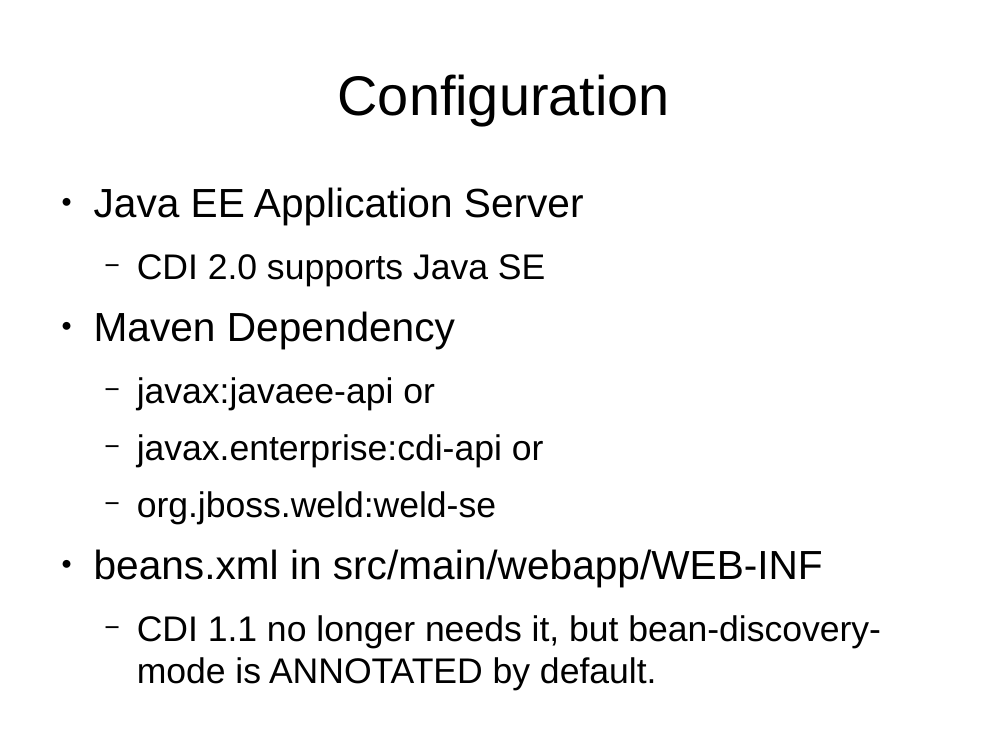
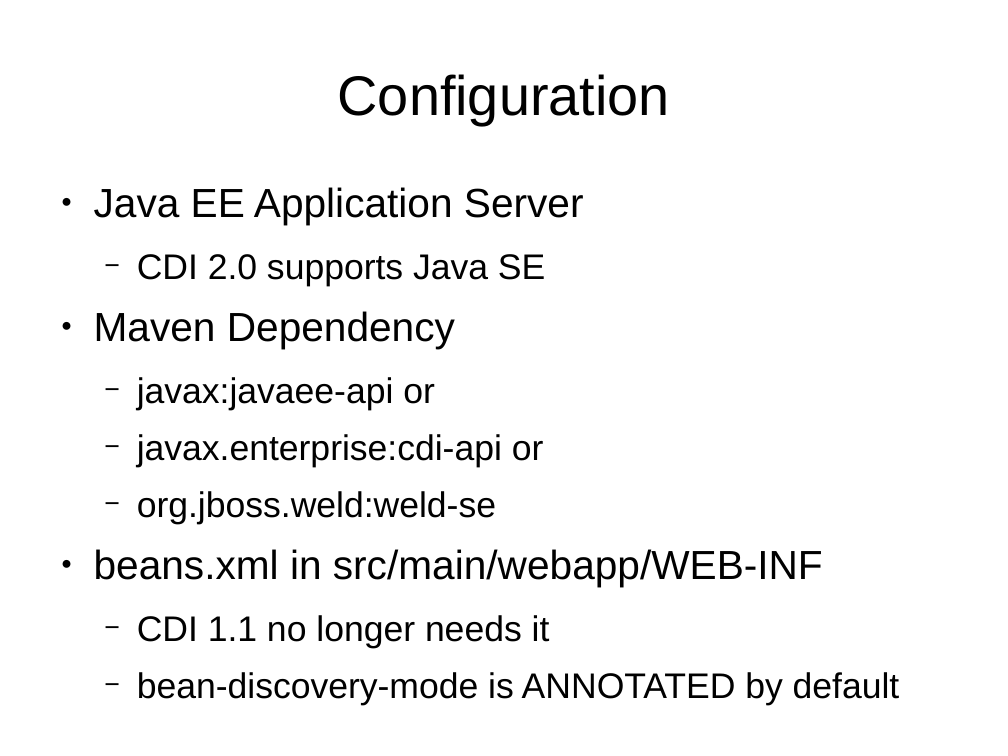
Before and after one commit to FrigoCoder/CDI, a slide deck: slide 6 of CDI.odp. Drawn at 1008x756 pixels with LibreOffice and Linux fonts; fonts in the diff are those of the drawing. Boxes give left, top, right and bottom in pixels: in the first picture for what was removed or moved away, otherwise in the second. Text is boxed around its words. In the diff, an @@ line names an element or a change of style, - is before the commit and + after.

```diff
--- a/CDI.odp
+++ b/CDI.odp
@@ text at (x1=137, y1=615, x2=900, y2=705): text changed @@
-  − CDI 1.1 no longer needs it, but bean-discovery-mode is ANNOTATED by default.
+  − CDI 1.1 no longer needs it
+  − bean-discovery-mode is ANNOTATED by default
```
Also in this commit, not shown: 1 other slide changed, 7 slides added, 2 slides removed, 5 other files.
